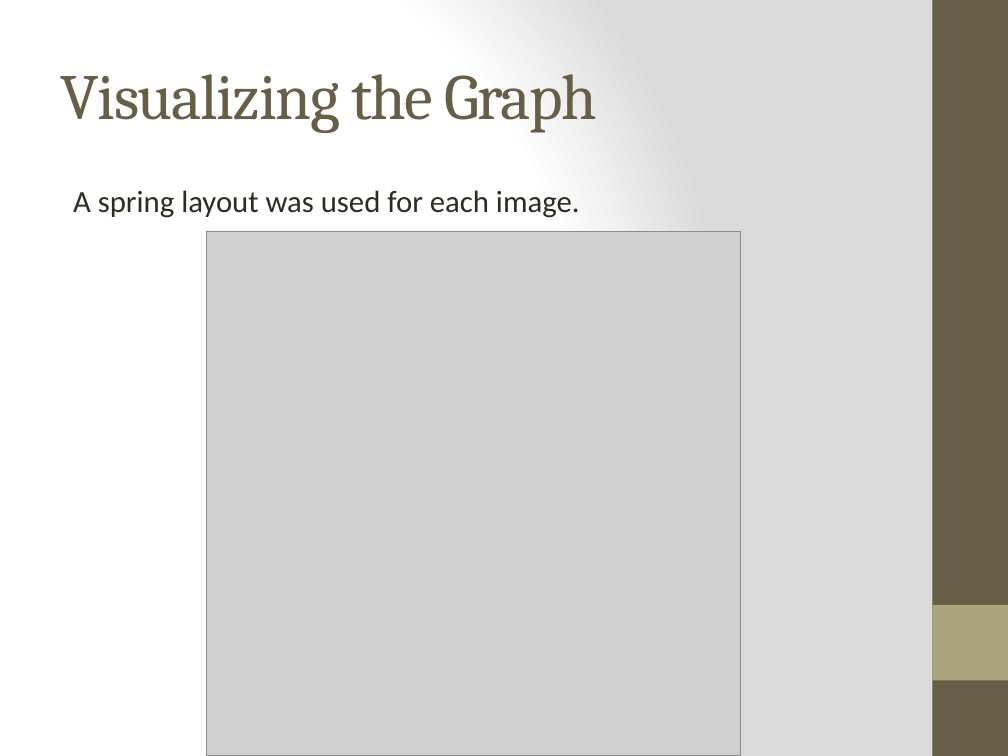
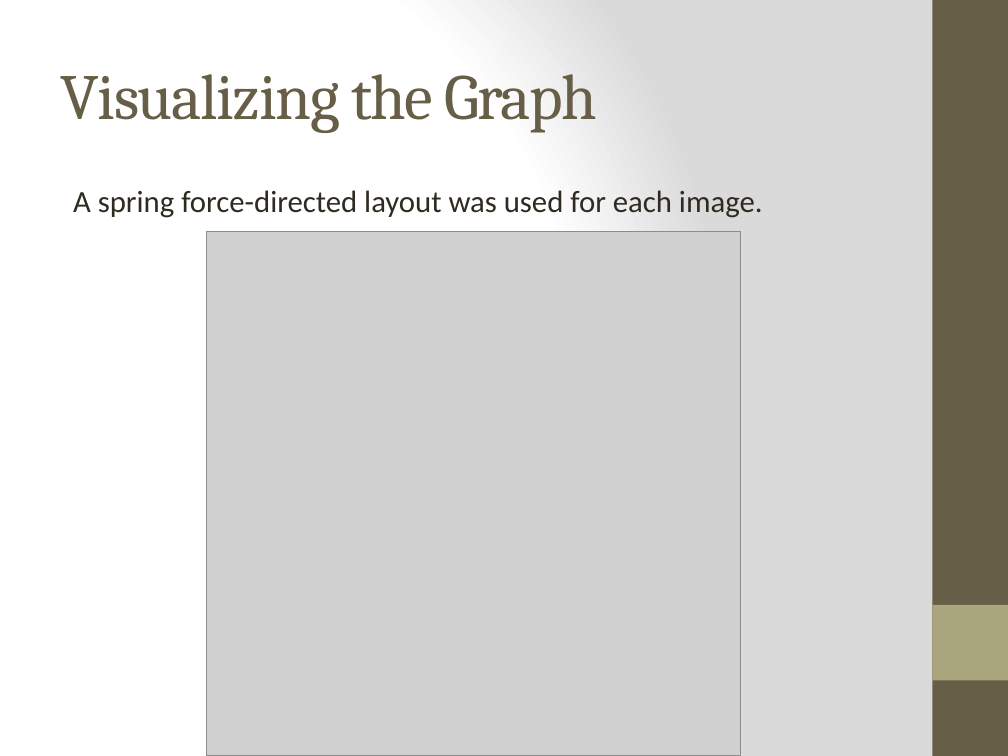
Before and after one commit to cjnolet/graph_analytics_final_project, a slide deck: slide 22 of Presentation.pptx. Drawn at 1008x756 pixels with LibreOffice and Linux fonts; fonts in the diff are those of the drawing; grey boxes stand for pictures. Boxes give left, top, right and bottom in pixels: in the first picture for what was removed or moved away, otherwise in the second. Text is boxed around its words. In the diff, an @@ line names an element or a change of style, - is before the commit and + after.

```diff
--- a/Presentation.pptx
+++ b/Presentation.pptx
@@ text at [73, 190, 763, 218]: text changed @@
-A spring layout was used for each image.
+A spring force-directed layout was used for each image.
```
Also in this commit, not shown: 6 other slides changed, 1 slide removed.
